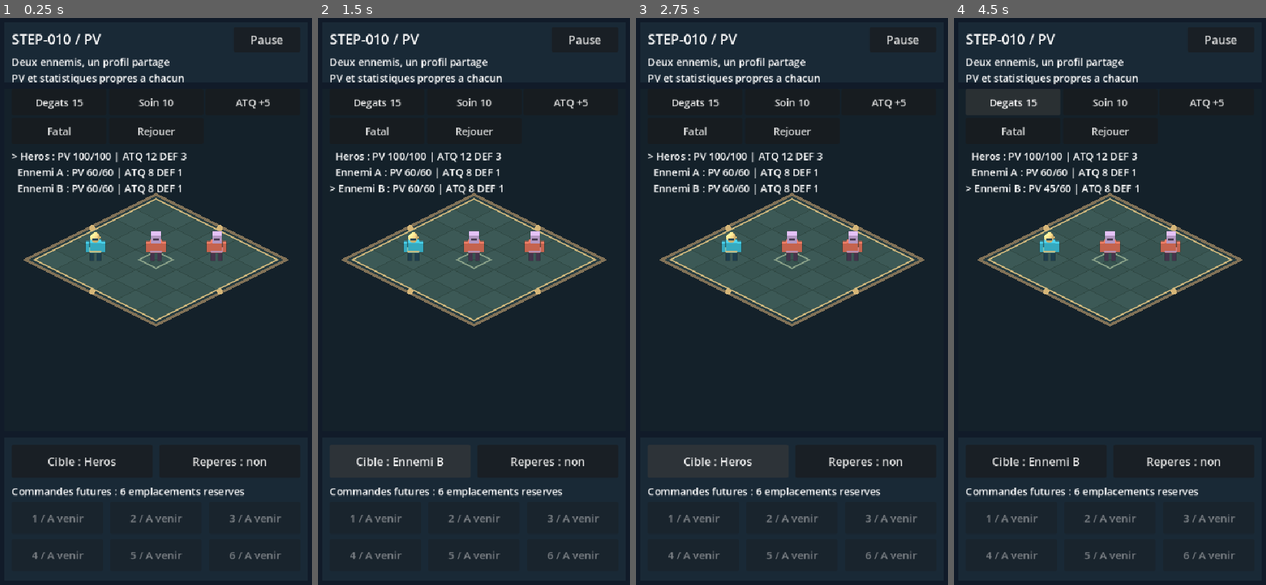
Above: before the commit, frames 1-4 (left to right).
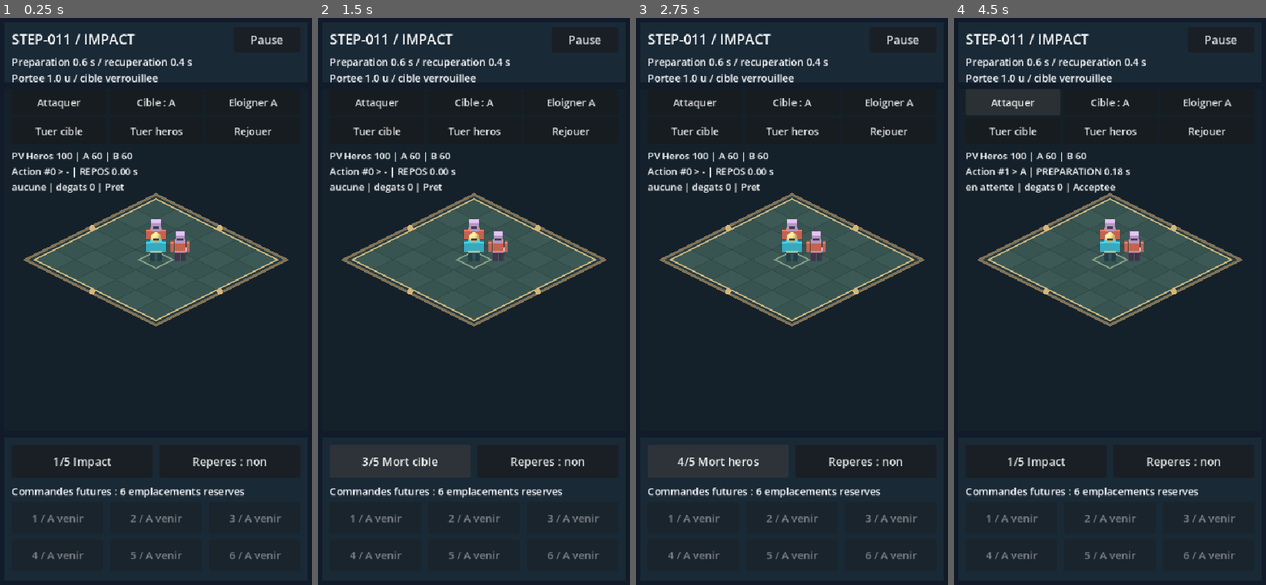
Above: after the commit, the same moments.

Repository: RobinArcangioli/gambit-arena
Game: Godot game, scene res://scenes/main.tscn
Two runs of this game, one before a commit and one after it. Both use one fixed random seed, a clock stepped at 60 frames per second and the inputs below.
Inputs (mouse positions are in pixels of both pictures, inside the frame that each line leads up to):
- Up to frame 1 (0.25 s): no input
- Up to frame 2 (1.5 s): click "Cible : Heros" (after the commit: "1/5 Impact") at 0.5 s; click "Cible : Ennemi A" (after the commit: "2/5 Hors portee") at 1.25 s
- Up to frame 3 (2.75 s): click "Cible : Ennemi B" (after the commit: "3/5 Mort cible") at 2 s
- Up to frame 4 (4.5 s): click "Cible : Heros" (after the commit: "4/5 Mort heros") at 2.75 s; click "Cible : Ennemi A" (after the commit: "5/5 Retrait cible") at 3.5 s; click (1013, 103) at 4.25 s, where only the run after the commit has a clickable "Attaquer"

The runs differ from the first frame. In frame 1, 4.7% of the frame differs, in the area x 3-89%, y 2-80%; in frame 2, 4.8%; in frame 3, 4.7%; in frame 4, 4.8%.

Commit message:
feat: [STEP-011] garantir un impact unique par action

Diff:
--- /dev/null
+++ b/scenes/combat/attack_lab.tscn
@@ -0,0 +1,7 @@
+[gd_scene load_steps=3 format=3]
+
+[ext_resource type="PackedScene" path="res://scenes/arena/arena.tscn" id="1"]
+[ext_resource type="Script" path="res://scripts/combat/attack_lab.gd" id="2"]
+
+[node name="AttackLab" instance=ExtResource("1")]
+script = ExtResource("2")
--- a/scenes/main.tscn
+++ b/scenes/main.tscn
@@ -1,7 +1,7 @@
 [gd_scene load_steps=2 format=3 uid="uid://do6vxhog253vu"]
 
-[ext_resource type="PackedScene" path="res://scenes/combat/stats_lab.tscn" id="1_lab"]
+[ext_resource type="PackedScene" path="res://scenes/combat/attack_lab.tscn" id="1_lab"]
 
 [node name="Main" type="Node2D" unique_id=1193079028]
 
-[node name="StatsLab" parent="." instance=ExtResource("1_lab")]
+[node name="AttackLab" parent="." instance=ExtResource("1_lab")]
--- /dev/null
+++ b/scenes/tests/attack_action_tests.tscn
@@ -0,0 +1,6 @@
+[gd_scene load_steps=2 format=3]
+
+[ext_resource type="Script" path="res://tests/test_attack_action.gd" id="1"]
+
+[node name="AttackActionTests" type="Node"]
+script = ExtResource("1")
--- /dev/null
+++ b/scripts/combat/attack_action.gd
@@ -0,0 +1,93 @@
+extends RefCounted
+## One executor per attacker. IDs are unique for the process, including resets.
+const StatsActor = preload("res://scripts/combat/stats_actor.gd")
+const ActorState = preload("res://scripts/combat/actor_state.gd")
+const WINDUP: float = 0.6
+const RECOVERY: float = 0.4
+const REACH: float = 1.0
+static var _next_id: int = 0
+var action_id: int = 0
+var active: bool = false
+var elapsed: float = 0.0
+var resolved: bool = false
+var applied_damage: int = 0
+var phase: String = "REPOS"
+var outcome: String = "aucune"
+var _source: StatsActor
+var _target: StatsActor
+var _source_state: ActorState
+var _target_state: ActorState
+var _attack: int = 0
+
+static func living(actor: Variant) -> bool:
+	return is_instance_valid(actor) and actor is StatsActor and not actor.is_queued_for_deletion() and actor.is_inside_tree() and actor.state.alive
+
+static func distance_between(a: StatsActor, b: StatsActor) -> float:
+	var offset: Vector3 = a.global_position - b.global_position
+	return Vector2(offset.x, offset.z).length()
+
+func begin(source: Variant, target: Variant) -> int:
+	if active or not living(source) or not living(target) or source == target:
+		return 0
+	if distance_between(source, target) > REACH:
+		return 0
+	_next_id += 1
+	action_id = _next_id
+	_source = source
+	_target = target
+	_source_state = source.state
+	_target_state = target.state
+	_attack = source.state.attack
+	active = true
+	elapsed = 0.0
+	resolved = false
+	applied_damage = 0
+	phase = "PREPARATION"
+	outcome = "en attente"
+	return action_id
+
+func _participants_valid() -> bool:
+	return living(_source) and living(_target) and _source.state == _source_state and _target.state == _target_state
+
+func advance(delta: float, paused: bool = false) -> void:
+	if not active or paused or not is_finite(delta) or delta <= 0.0:
+		return
+	# After an impact the target may be dead; recovery must still run.
+	if not living(_source) or _source.state != _source_state:
+		cancel()
+		return
+	if not resolved and not _participants_valid():
+		cancel()
+		return
+	elapsed += delta
+	if elapsed >= WINDUP and not resolved:
+		try_impact(action_id)
+	if active and elapsed >= WINDUP + RECOVERY:
+		active = false
+		phase = "TERMINEE"
+
+func try_impact(expected_id: int) -> bool:
+	# Single mutation gate, also safe against duplicate/stale callbacks.
+	if not active or resolved or expected_id != action_id or elapsed < WINDUP:
+		return false
+	resolved = true
+	phase = "RECUPERATION"
+	if not _participants_valid():
+		cancel()
+		return false
+	if distance_between(_source, _target) > REACH:
+		outcome = "hors portee"
+		return false
+	# Latch before emitting any ActorState signal through damage().
+	outcome = "impact"
+	applied_damage = _target_state.damage(maxi(1, _attack - _target_state.defense))
+	return true
+
+func cancel() -> void:
+	if not active:
+		return
+	active = false
+	resolved = true
+	phase = "ANNULEE"
+	if outcome == "en attente":
+		outcome = "acteur invalide / annulation"
--- /dev/null
+++ b/scripts/combat/attack_lab.gd
@@ -0,0 +1,169 @@
+extends "res://scripts/arena/arena.gd"
+const StatsActor = preload("res://scripts/combat/stats_actor.gd")
+const AttackAction = preload("res://scripts/combat/attack_action.gd")
+const HERO_PROFILE = preload("res://data/actors/hero.tres")
+const ENEMY_PROFILE = preload("res://data/actors/enemy.tres")
+const MODES: Array[String] = ["Impact", "Hors portee", "Mort cible", "Mort heros", "Retrait cible"]
+var actors: Array[StatsActor] = []
+var controls: Array[Button] = []
+var readout: Label
+var action := AttackAction.new()
+var selected: int = 1
+var mode_index: int = 0
+var intervention_done: bool = false
+var setup_complete: bool = false
+var target_name: String = "-"
+var command_status: String = "Pret"
+
+func _ready() -> void:
+	super._ready()
+	$HUD/Title.text = "STEP-011 / IMPACT"
+	$HUD/Description.text = "Preparation 0.6 s / recuperation 0.4 s\nPortee 1.0 u / cible verrouillee"
+	hero.hide()
+	enemy.hide()
+	hero.queue_free()
+	enemy.queue_free()
+	for caption in ["Attaquer", "Cible : A", "Eloigner A", "Tuer cible", "Tuer heros", "Rejouer"]:
+		var button := Button.new()
+		button.text = caption
+		button.focus_mode = Control.FOCUS_NONE
+		button.add_theme_font_size_override("font_size", 17)
+		hud.add_child(button)
+		controls.append(button)
+	for index in range(6):
+		controls[index].pressed.connect(_command.bind(index))
+	readout = Label.new()
+	readout.add_theme_font_size_override("font_size", 16)
+	readout.mouse_filter = Control.MOUSE_FILTER_IGNORE
+	hud.add_child(readout)
+	setup_complete = true
+	_update_layout()
+	_reset()
+
+func _update_layout() -> void:
+	super._update_layout()
+	if not setup_complete:
+		return
+	var cell: float = (safe_rect.size.x - 64) / 3.0
+	for index in range(controls.size()):
+		controls[index].position = Vector2(28 + (index % 3) * (cell + 4), 124 + int(index / 3.0) * 48)
+		controls[index].size = Vector2(cell, 44)
+	readout.position = Vector2(28, 224)
+
+func _reset() -> void:
+	action.cancel()
+	action = AttackAction.new()
+	for actor in actors:
+		if is_instance_valid(actor):
+			actor.hide()
+			actor.queue_free()
+	actors.clear()
+	var points: Array[Vector2] = [Vector2.ZERO, Vector2(0.6, -0.6), Vector2(-0.6, -0.6)]
+	for index in range(3):
+		var actor := StatsActor.new()
+		actor.enemy = index > 0
+		actor.configure(HERO_PROFILE if index == 0 else ENEMY_PROFILE)
+		world.add_child(actor)
+		actor.position = Vector3(points[index].x, 0, points[index].y)
+		actor.pose(0.0, false, Vector2(1, 1))
+		actors.append(actor)
+	selected = 1
+	target_name = "-"
+	command_status = "Pret"
+	intervention_done = false
+	_present()
+	_update_buttons()
+
+func _command(index: int) -> void:
+	if index == 5:
+		_reset()
+		return
+	if paused or not setup_complete:
+		return
+	match index:
+		0:
+			var started: int = action.begin(actors[0], actors[selected])
+			command_status = "Acceptee" if started > 0 else "Refusee"
+			if started > 0:
+				target_name = "A" if selected == 1 else "B"
+				intervention_done = false
+		1: selected = 3 - selected
+		2:
+			if is_instance_valid(actors[1]):
+				actors[1].position = Vector3(2.0, 0, -2.0)
+		3:
+			if is_instance_valid(actors[selected]):
+				actors[selected].state.damage(1000000)
+		4: actors[0].state.damage(1000000)
+	_present()
+	_update_buttons()
+
+func _physics_process(delta: float) -> void:
+	if not setup_complete or paused:
+		return
+	if action.active and not intervention_done and mode_index > 0:
+		# Split at 0.3 s so even a long frame intervenes before the impact.
+		var before: float = maxf(0.0, 0.3 - action.elapsed)
+		if delta >= before:
+			action.advance(before)
+			intervention_done = true
+			var victim: int = 1 if target_name == "A" else 2
+			match mode_index:
+				1: actors[victim].position = Vector3(2, 0, -2)
+				2: actors[victim].state.damage(1000000)
+				3: actors[0].state.damage(1000000)
+				4:
+					actors[victim].hide()
+					actors[victim].queue_free()
+			action.advance(delta - before)
+		else:
+			action.advance(delta)
+	else:
+		action.advance(delta)
+	_present()
+
+func _present() -> void:
+	var hp: PackedStringArray = []
+	floor_canvas.feet.clear()
+	for index in range(actors.size()):
+		var actor = actors[index]
+		if not is_instance_valid(actor) or actor.is_queued_for_deletion():
+			hp.append("retire")
+			continue
+		hp.append(str(actor.state.health))
+		actor.visible = actor.state.alive
+		if actor.visible:
+			floor_canvas.feet.append(actor.position)
+	readout.text = "PV Heros %s | A %s | B %s\nAction #%d > %s | %s %.2f s\n%s | degats %d | %s" % [hp[0], hp[1], hp[2], action.action_id, target_name, action.phase, action.elapsed, action.outcome, action.applied_damage, command_status]
+	floor_canvas.queue_redraw()
+
+func _next_placement() -> void:
+	if paused or not setup_complete:
+		return
+	mode_index = (mode_index + 1) % MODES.size()
+	_reset()
+
+func _update_buttons() -> void:
+	super._update_buttons()
+	if not setup_complete:
+		return
+	position_button.text = "%d/5 %s" % [mode_index + 1, MODES[mode_index]]
+	controls[1].text = "Cible : " + ("A" if selected == 1 else "B")
+	for index in range(5):
+		controls[index].disabled = paused
+
+func _unhandled_key_input(event: InputEvent) -> void:
+	if event is InputEventKey:
+		var key_event := event as InputEventKey
+		if key_event.pressed and not key_event.echo:
+			match key_event.keycode:
+				KEY_A: _command(0)
+				KEY_T: _command(1)
+				KEY_E: _command(2)
+				KEY_K: _command(3)
+				KEY_H: _command(4)
+				KEY_R: _command(5)
+				_:
+					super._unhandled_key_input(event)
+					return
+			get_viewport().set_input_as_handled()
--- /dev/null
+++ b/tests/test_attack_action.gd
@@ -0,0 +1,196 @@
+extends Node
+const Action = preload("res://scripts/combat/attack_action.gd")
+const Actor = preload("res://scripts/combat/stats_actor.gd")
+const Profile = preload("res://scripts/combat/actor_profile.gd")
+const Lab = preload("res://scenes/combat/attack_lab.tscn")
+const HERO = preload("res://data/actors/hero.tres")
+const ENEMY = preload("res://data/actors/enemy.tres")
+var checks: int = 0
+var failures: int = 0
+var deaths: int = 0
+
+func check(ok: bool, message: String) -> void:
+	checks += 1
+	if not ok:
+		failures += 1
+		push_error("AttackAction: " + message)
+
+func actor(profile: Resource, at: Vector3) -> Actor:
+	var unit := Actor.new()
+	unit.configure(profile)
+	add_child(unit)
+	unit.position = at
+	return unit
+
+func _ready() -> void:
+	var source := actor(HERO, Vector3.ZERO)
+	var target := actor(ENEMY, Vector3(0.8, 0, 0))
+	var other := actor(ENEMY, Vector3(-0.8, 0, 0))
+	var action := Action.new()
+	check(action.begin(source, source) == 0 and action.begin(source, null) == 0, "self/null rejected")
+	target.position.x = 1.001
+	check(action.begin(source, target) == 0, "out of range launch rejected")
+	target.position = Vector3(1, 5, 0)
+	var id: int = action.begin(source, target)
+	check(id > 0, "inclusive reach uses ground plane")
+	check(action.begin(source, other) == 0 and action.action_id == id, "busy rejects replacement")
+	check(not action.try_impact(id) and target.state.health == 60, "early impact rejected")
+	action.advance(0.3)
+	action.advance(50.0, true)
+	check(action.elapsed == 0.3 and target.state.health == 60, "pause freezes windup")
+	action.advance(-1.0)
+	action.advance(NAN)
+	action.advance(INF)
+	check(action.elapsed == 0.3, "invalid deltas ignored")
+	# Reentrant duplicate callback from the health signal must be rejected.
+	target.state.health_changed.connect(func(_hp: int, _max: int) -> void: action.try_impact(id))
+	action.advance(0.3)
+	check(target.state.health == 49 and other.state.health == 60 and action.applied_damage == 11, "one impact on locked target")
+	check(not action.try_impact(id) and not action.try_impact(id + 1), "duplicate/foreign callbacks rejected")
+	check(action.active and action.phase == "RECUPERATION", "recovery blocks new attack")
+	action.advance(30.0, true)
+	check(action.elapsed == 0.6 and action.begin(source, other) == 0, "pause freezes recovery")
+	action.advance(0.4)
+	check(not action.active and target.state.health == 49, "finish without second impact")
+	var next_id: int = action.begin(source, other)
+	check(next_id > id and not action.try_impact(id), "stale ID cannot hit next action")
+	action.advance(10.0)
+	check(other.state.health == 49 and not action.active, "large delta still one impact")
+	target.configure(ENEMY)
+	target.position = Vector3(0.8, 0, 0)
+	action.begin(source, target)
+	action.advance(0.3)
+	target.position.x = 1.001
+	action.advance(0.3)
+	check(action.outcome == "hors portee" and target.state.health == 60, "range revalidated at impact")
+	target.position.x = 0.8
+	action.advance(1.0)
+	check(target.state.health == 60, "miss cannot apply late after return")
+	action.begin(source, target)
+	target.state.damage(60)
+	action.advance(1.0)
+	check(action.phase == "ANNULEE" and action.applied_damage == 0, "dead target cancels")
+	check(action.begin(source, target) == 0, "dead target launch rejected")
+	target.configure(ENEMY)
+	action.begin(source, target)
+	source.state.damage(100)
+	action.advance(1.0)
+	check(action.phase == "ANNULEE" and target.state.health == 60, "dead attacker cancels")
+	check(action.begin(source, target) == 0, "dead attacker launch rejected")
+	source.configure(HERO)
+	action.begin(source, target)
+	target.configure(ENEMY)
+	action.advance(1.0)
+	check(action.phase == "ANNULEE" and target.state.health == 60, "replaced state cannot receive stale hit")
+	action.begin(source, target)
+	action.cancel()
+	action.advance(2.0)
+	check(target.state.health == 60 and not action.try_impact(action.action_id), "explicit cancel invalidates impact")
+	# Destruction both queued and fully freed.
+	action.begin(source, target)
+	target.queue_free()
+	action.advance(1.0)
+	check(action.phase == "ANNULEE", "queued target cancelled")
+	await get_tree().process_frame
+	check(action.begin(source, target) == 0, "freed target launch rejected")
+	target = actor(ENEMY, Vector3(0.8, 0, 0))
+	action.begin(source, target)
+	target.queue_free()
+	await get_tree().process_frame
+	action.advance(1.0)
+	check(action.phase == "ANNULEE", "fully freed target cancelled")
+	target = actor(ENEMY, Vector3(0.8, 0, 0))
+	action.begin(source, target)
+	source.queue_free()
+	await get_tree().process_frame
+	action.advance(1.0)
+	check(action.phase == "ANNULEE" and target.state.health == 60, "fully freed attacker cancelled")
+	source = actor(HERO, Vector3.ZERO)
+	# Lethal impact, exactly one death, then normal recovery.
+	source.state.set_attack(1000)
+	target.state.died.connect(func() -> void: deaths += 1)
+	action.begin(source, target)
+	action.advance(0.6)
+	check(deaths == 1 and target.state.health == 0 and action.applied_damage == 60, "lethal damage clamped, death once")
+	action.advance(0.4)
+	check(action.phase == "TERMINEE" and deaths == 1, "lethal attack finishes recovery")
+	var armored := Profile.new()
+	armored.defense = 1000
+	target.configure(armored)
+	source.configure(HERO)
+	action.begin(source, target)
+	source.state.set_attack(999)
+	action.advance(1.0)
+	check(action.applied_damage == 1 and target.state.health == 99, "attack snapshot and minimum damage")
+	# Equivalent result across normal frame cadences.
+	for hz in [30, 60, 120]:
+		source.configure(HERO)
+		target.configure(ENEMY)
+		action.begin(source, target)
+		for tick in range(hz * 2):
+			action.advance(1.0 / float(hz))
+		check(target.state.health == 49 and not action.active, "cadence independent single impact")
+	target.configure(ENEMY)
+	action.begin(source, target)
+	source.configure(HERO)
+	action.advance(1.0)
+	check(action.phase == "ANNULEE" and target.state.health == 60, "replaced source state cancels")
+	# Distinct executors receive distinct IDs.
+	var second := Action.new()
+	var first_id: int = action.begin(source, target)
+	var second_id: int = second.begin(other, source)
+	check(first_id != second_id and second_id > first_id, "IDs unique across executors")
+	action.cancel()
+	second.cancel()
+	# Real lab: target switching does not redirect a committed action.
+	var lab = Lab.instantiate()
+	add_child(lab)
+	lab.set_physics_process(false)
+	lab.paused = false
+	lab._command(0)
+	lab._command(1)
+	lab._physics_process(0.6)
+	check(lab.actors[1].state.health == 49 and lab.actors[2].state.health == 60, "lab target lock")
+	lab._reset()
+	lab._command(0)
+	lab._physics_process(0.2)
+	lab._notification(NOTIFICATION_APPLICATION_FOCUS_OUT)
+	lab._physics_process(5.0)
+	check(lab.action.elapsed == 0.2 and lab.actors[1].state.health == 60, "background pause")
+	lab._notification(NOTIFICATION_APPLICATION_RESUMED)
+	check(lab.paused, "explicit resume required")
+	var old_action = lab.action
+	lab._reset()
+	old_action.advance(5.0)
+	check(lab.paused and lab.actors[1].state.health == 60 and not old_action.active, "reset cancels pending impact, preserves pause")
+	lab.paused = false
+	for mode in range(1, 5):
+		lab.mode_index = mode
+		lab._reset()
+		lab._command(0)
+		lab._physics_process(1.0)
+		check(lab.action.applied_damage == 0, "automatic intervention before impact")
+		if mode == 1:
+			check(lab.actors[1].state.health == 60 and lab.action.outcome == "hors portee", "automatic range miss")
+		await get_tree().process_frame
+	for index in range(10):
+		lab._reset()
+		await get_tree().process_frame
+	var count: int = 0
+	for child in lab.world.get_children():
+		if child is Actor:
+			count += 1
+	check(count == 3, "ten resets without residues")
+	lab.queue_free()
+	source.queue_free()
+	target.queue_free()
+	other.queue_free()
+	await get_tree().process_frame
+	var result: String = "OK" if failures == 0 else "ECHEC"
+	var report: String = "STEP-011 / tests des actions\n%s : %d controles, %d echecs\nDetails dans Sortie / Debogueur.\nF8 pour arreter ; F5 pour le laboratoire." % [result, checks, failures]
+	print(report)
+	var label := Label.new()
+	label.position = Vector2(20, 30)
+	label.add_theme_font_size_override("font_size", 19)
+	label.text = report
+	add_child(label)
Not shown, changed: export_presets.cfg
Not shown, added: scripts/combat/attack_action.gd.uid
Not shown, added: scripts/combat/attack_lab.gd.uid
Not shown, added: tests/test_attack_action.gd.uid
Not shown, changed: ARCHITECTURE.md
Not shown, changed: PROJECT_STATUS.md
Not shown, changed: ROADMAP.md
Not shown, added: docs/actions.md
Not shown, changed: docs/android.md
Not shown, changed: docs/backup.md
Not shown, changed: docs/stats.md
Not shown, changed: docs/steps/STEP-010.md
(and 1 more such lines)
